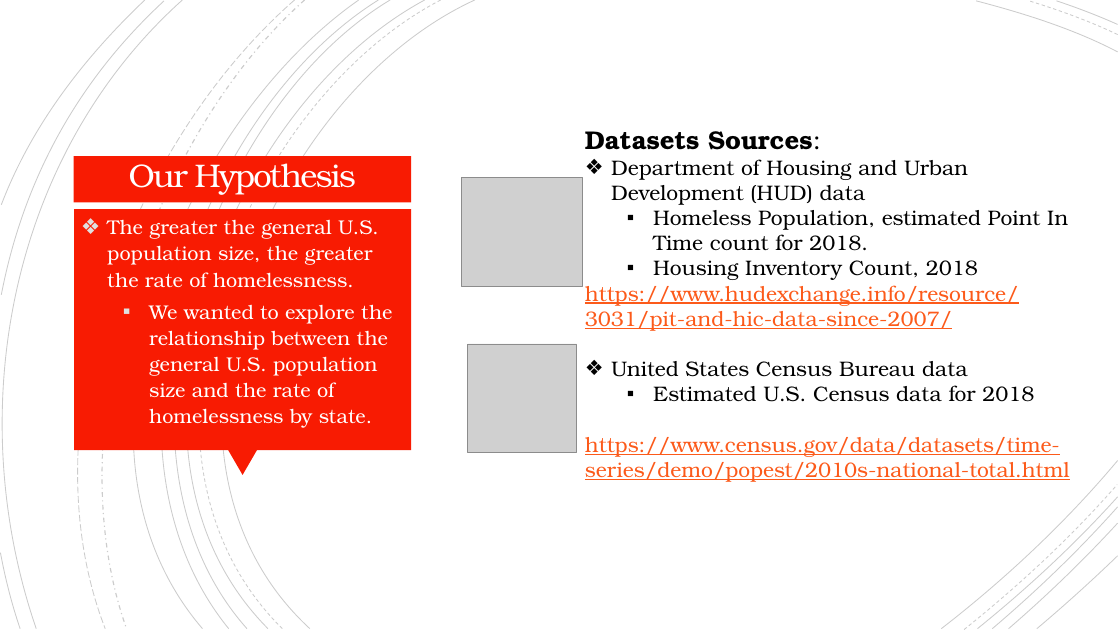
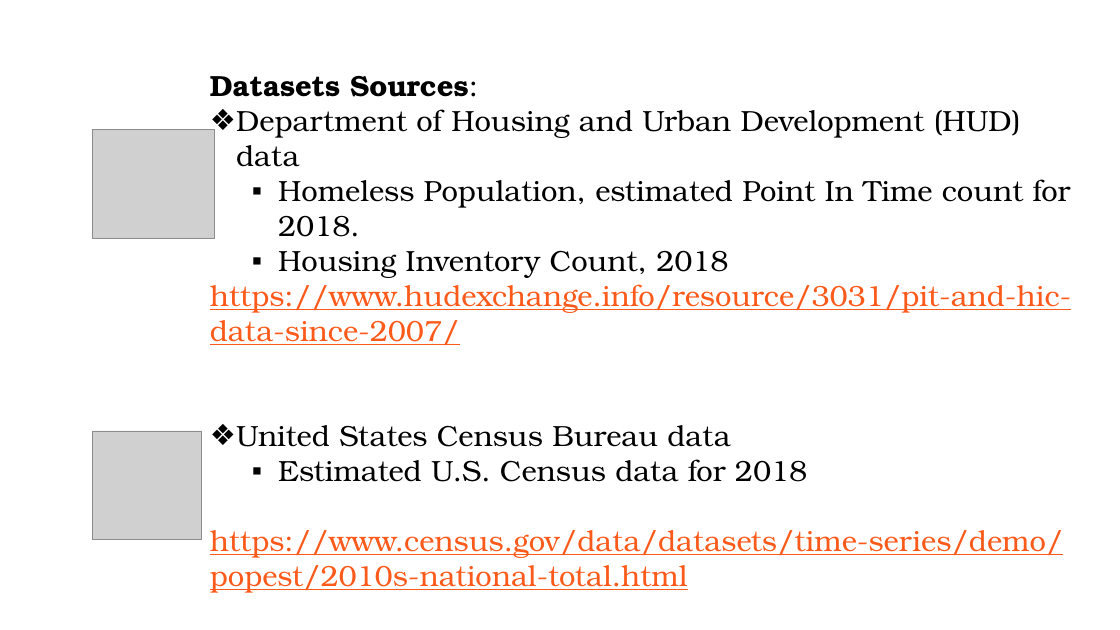
Before and after one commit to cic2003/Group3Project1, a slide deck: slide 3 of Homelessness Presentation_Project 1_ChidimaEdits.pptx (slide 2 before the commit). Drawn at 1120x630 pixels with LibreOffice and Linux fonts; fonts in the diff are those of the drawing; grey boxes stand for pictures. Boxes give left, top, right and bottom in pixels: in the first picture for what was removed or moved away, otherwise in the second. Text is boxed around its words. In the diff, an @@ line names an element or a change of style, - is before the commit and + after.

```diff
--- a/Homelessness Presentation_Project 1_ChidimaEdits.pptx
+++ b/Homelessness Presentation_Project 1_ChidimaEdits.pptx
@@ group removed at [0,0,1118,630]: 21 freeform shapes @@
@@ text "Datasets Sources:": place and size @@
-text "Datasets Sources:" at [585,131,1070,482]
+text "Datasets Sources:" at [210,75,1071,558]
@@ text "Datasets Sources:" at [210,75,1071,558]: size 22 to 25 pt in "Datasets Sources:"; size 18 to 25 pt @@
@@ picture: place and size @@
-picture at [462,177,583,287]
+picture at [93,129,214,239]
@@ rectangle removed at [74,156,412,202] @@
@@ text removed at [129,163,356,195] @@
-Our Hypothesis
@@ rectangle removed at [74,209,411,450] @@
@@ text removed at [107,219,392,428] @@
-❖ The greater the general U.S. population size, the greater the rate of homelessness.
-  ▪ We wanted to explore the relationship between the general U.S. population size and the rate of homelessness by state.
@@ picture: place and size @@
-picture at [468,344,577,453]
+picture at [93,431,202,540]
@@ triangle removed at [228,450,257,476] @@
```
Also in this commit, not shown: 2 other slides changed, 17 slides added, 6 slides removed.
